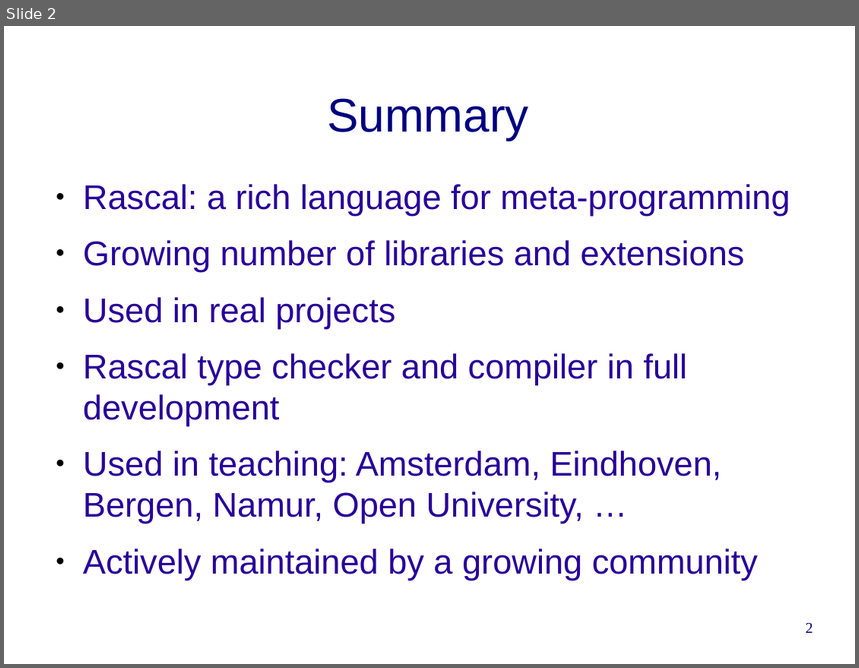
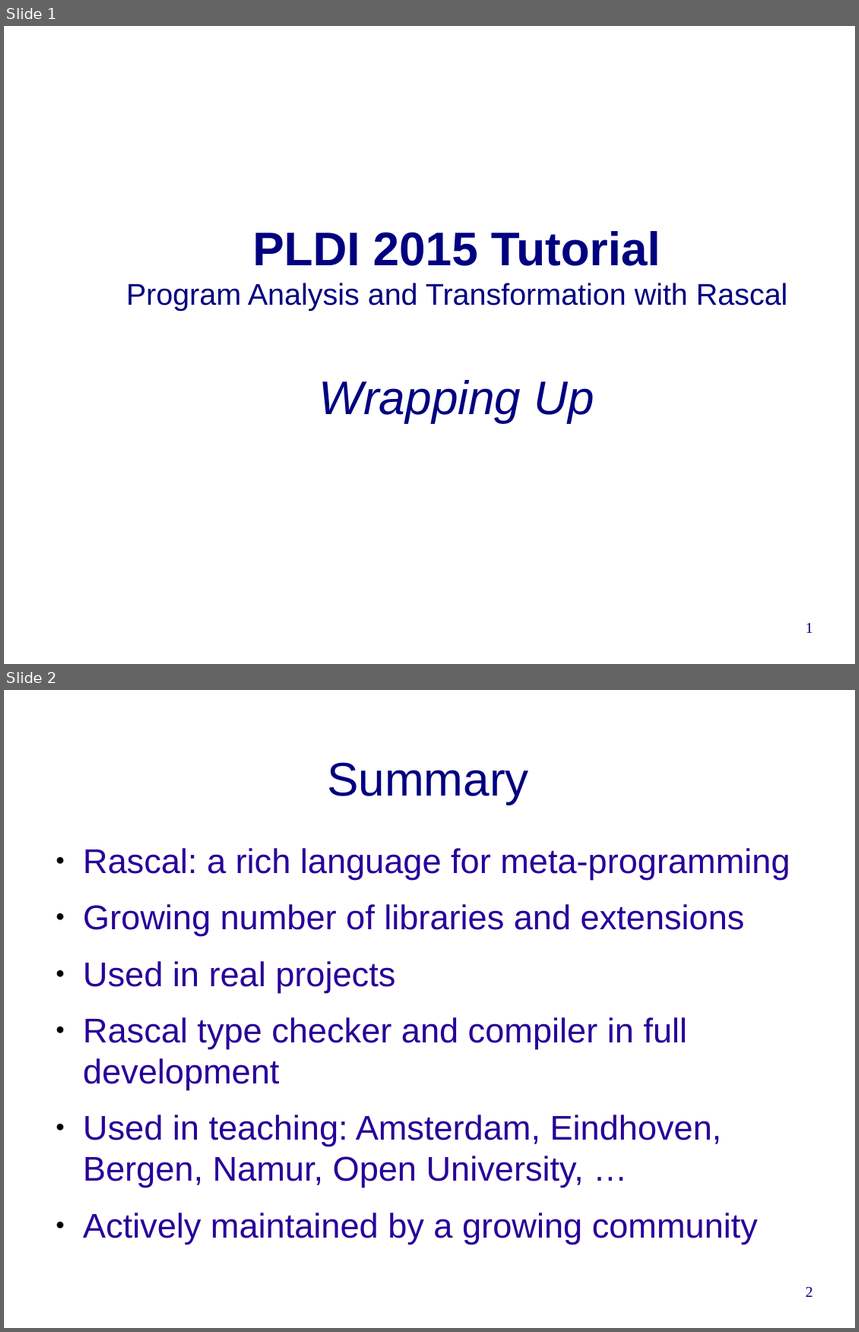
Before and after one commit to cwi-swat/rascal-course-pldi-2015, a slide deck: presentations/summary.odp. Shown one above the other, each under a label of ours: slide 2 before the commit, slides 1 and 2 after it. The pictures are 859x668 and 859x1332 pixels, drawn with LibreOffice and Linux fonts; fonts in the diff are those of the drawing; background and template pictures are left out. Boxes give left, top, right and bottom in pixels: in the first picture for what was removed or moved away, otherwise in the second. Text is boxed around its words. In the diff, an @@ line names an element or a change of style, - is before the commit and + after.

Commit message:
Changes to title slides

```diff
--- a/presentations/summary.odp
+++ b/presentations/summary.odp
@@ slide 1 added at bbox=[4, 26, 855, 664], background #FFFFFF @@
@@ title added at bbox=[126, 231, 788, 423], 28 pt, text #000080 @@
+PLDI 2015 Tutorial
+Program Analysis and Transformation with Rascal
+Wrapping Up
@@ page number added at bbox=[806, 623, 813, 633], 14 pt, text #000080 @@
+1
```
Also in this commit, not shown: 1 slide removed, 13 other files.
